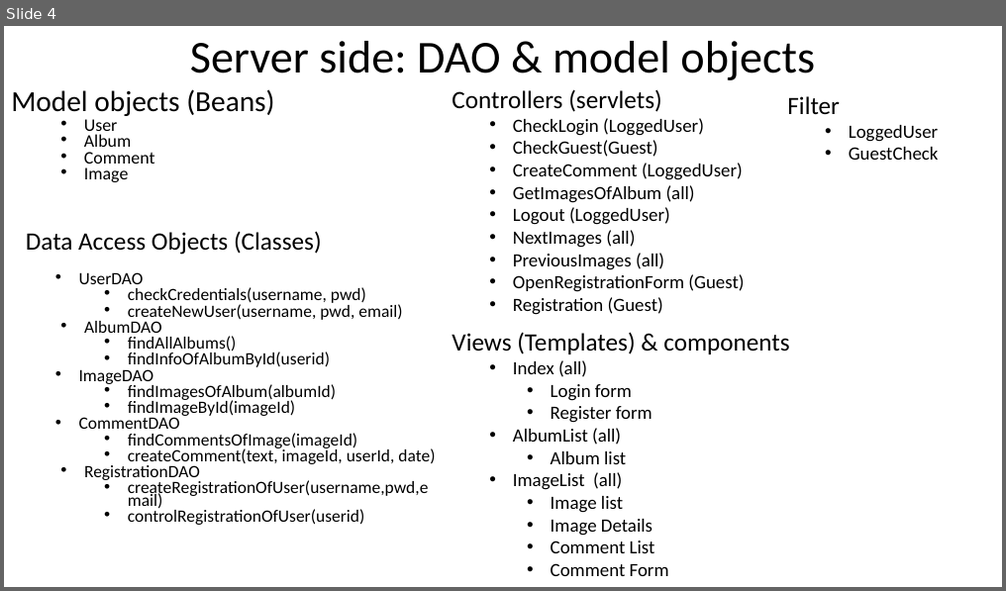
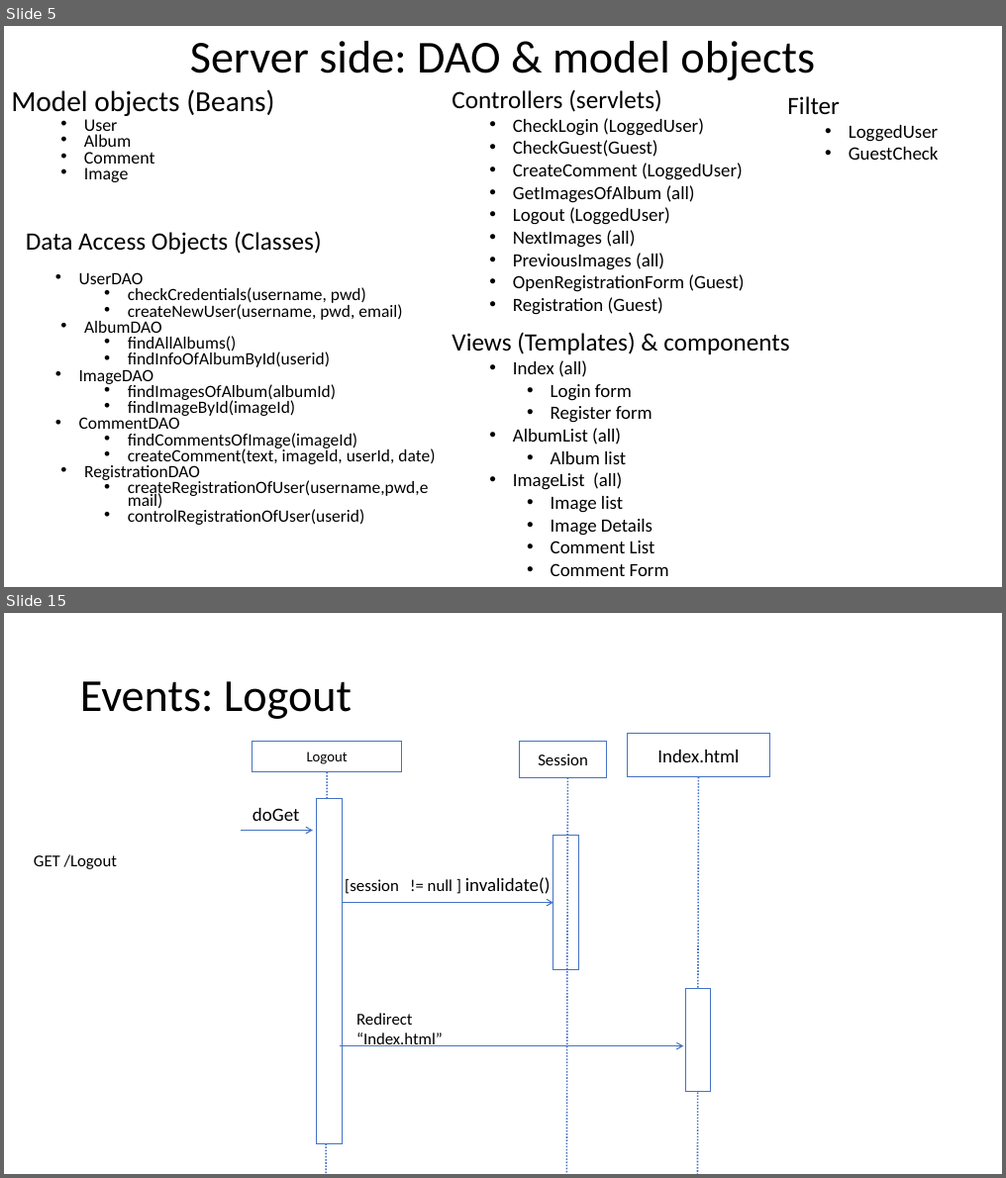
Before and after one commit to Giulsmoon/TecnologiePerIlWeb_Project1, a slide deck: Presentazioni Powerpoint/Progetto1_versione_PURE_HTML.pptx. Shown one above the other, each under a label of ours: slide 4 before the commit, slides 5 and 15 after it; the slides between them are not shown. The pictures are 1006x591 and 1006x1178 pixels, drawn with LibreOffice and Linux fonts; fonts in the diff are those of the drawing. Boxes give left, top, right and bottom in pixels: in the first picture for what was removed or moved away, otherwise in the second. Text is boxed around its words. In the diff, an @@ line names an element or a change of style, - is before the commit and + after.

Commit message:
piccole modifiche al pure html e power point

```diff
--- a/Presentazioni Powerpoint/Progetto1_versione_PURE_HTML.pptx
+++ b/Presentazioni Powerpoint/Progetto1_versione_PURE_HTML.pptx
@@ slide 15 added at (4, 613, 1002, 1174), background #FFFFFF @@
@@ title added at (80, 681, 351, 719), 44 pt, text #000000 @@
+Events: Logout
@@ rectangle added at (252, 741, 402, 772), fill #FFFFFF, outline #4472C4 1 pt, 14 pt, text #000000 @@
+Logout
@@ rectangle added at (519, 741, 607, 777), fill #FFFFFF, outline #4472C4 1 pt, 16 pt, text #000000 @@
+Session
@@ rectangle added at (627, 734, 770, 777), fill #FFFFFF, outline #4472C4 1 pt, 18 pt, text #000000 @@
+Index.html
@@ line added from (327, 772) to (326, 1174), #4472C4 1.5 pt dashed @@
@@ line added from (567, 777) to (567, 1174), #4472C4 1.5 pt dashed @@
@@ line added from (699, 777) to (698, 1174), #4472C4 1.5 pt dashed @@
@@ text added at (252, 808, 299, 821), 18 pt, text #000000 @@
+doGet
@@ rectangle added at (317, 799, 343, 1145), fill #FFFFFF, outline #4472C4 1 pt @@
@@ arrow added from (242, 830) to (313, 830), #4472C4 1 pt @@
@@ rectangle added at (553, 836, 578, 970), fill #FFFFFF, outline #4472C4 1 pt @@
@@ text added at (34, 855, 117, 869), 16 pt, text #000000 @@
+GET /Logout
@@ text added at (345, 877, 550, 894), 16 pt, text #000000 @@
+[session != null ] invalidate()
@@ arrow added from (342, 903) to (553, 903), #4472C4 1 pt @@
@@ rectangle added at (686, 989, 711, 1092), fill #FFFFFF, outline #4472C4 1 pt @@
@@ text added at (356, 1013, 443, 1047), 16 pt, text #000000 @@
+Redirect
+“Index.html”
@@ arrow added from (340, 1047) to (684, 1047), #4472C4 1 pt @@
@@ what was slide 4 is now slide 5 @@
```
Also in this commit, not shown: 2 slides changed, 11 other slides added, 3 other files.
